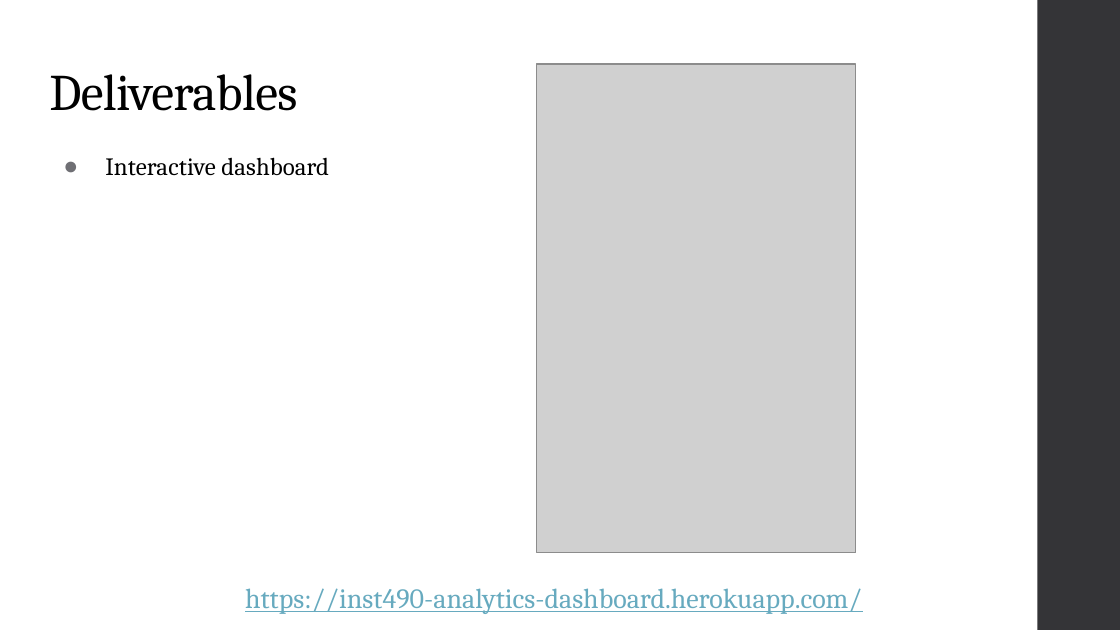
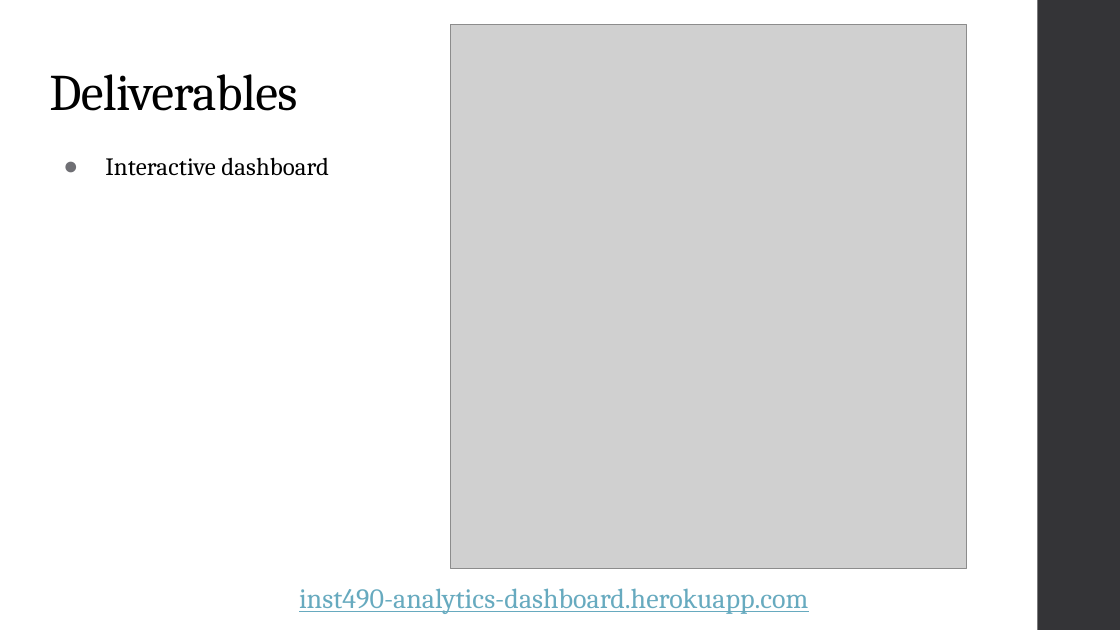
Before and after one commit to connormcdxc/Analytics-Dashboard, a slide deck: slide 7 of public/pdf/Capstone Presentation.pptx. Drawn at 1120x630 pixels with LibreOffice and Linux fonts; fonts in the diff are those of the drawing; grey boxes stand for pictures. Boxes give left, top, right and bottom in pixels: in the first picture for what was removed or moved away, otherwise in the second. Text is boxed around its words. In the diff, an @@ line names an element or a change of style, - is before the commit and + after.

```diff
--- a/public/pdf/Capstone Presentation.pptx
+++ b/public/pdf/Capstone Presentation.pptx
@@ picture: place and size @@
-picture at [536, 64, 856, 552]
+picture at [450, 25, 967, 569]
@@ text at [299, 588, 808, 614]: text changed @@
-https://inst490-analytics-dashboard.herokuapp.com/
+inst490-analytics-dashboard.herokuapp.com
```
Also in this commit, not shown: 5 other slides changed, 1 other file.
